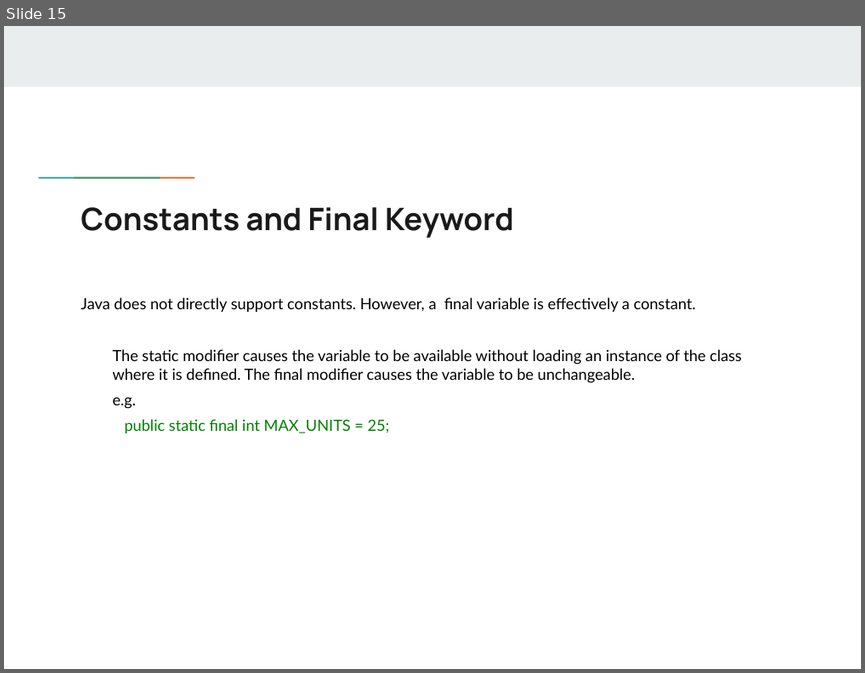
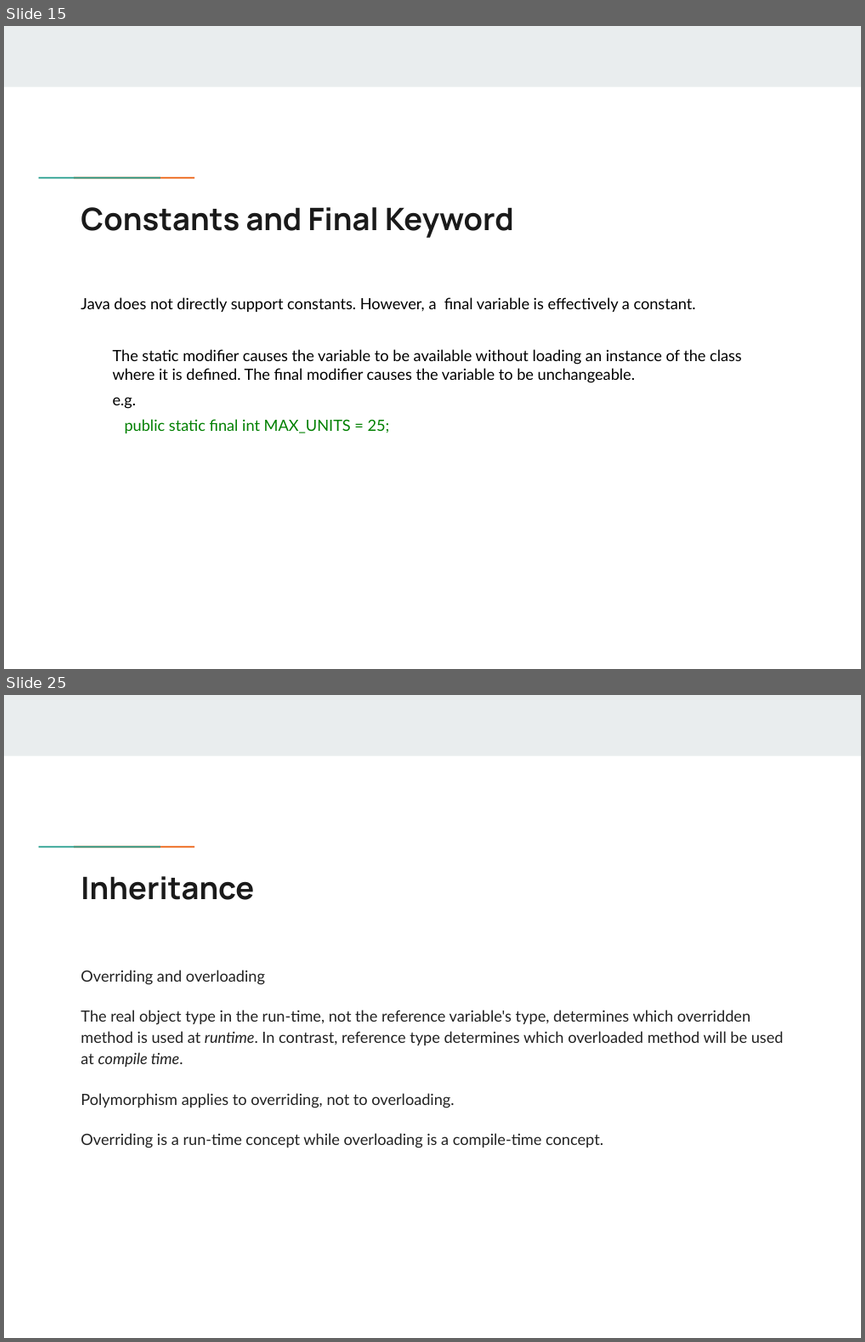
Before and after one commit to flyworker/java-workshop, a slide deck: JavaSE.pptx. Shown one above the other, each under a label of ours: slide 15 before the commit, slides 15 and 25 after it; the slides between them are not shown. The pictures are 865x673 and 865x1342 pixels, drawn with LibreOffice and Linux fonts; fonts in the diff are those of the drawing; background and template pictures are left out. Boxes give left, top, right and bottom in pixels: in the first picture for what was removed or moved away, otherwise in the second. Text is boxed around its words. In the diff, an @@ line names an element or a change of style, - is before the commit and + after.

```diff
--- a/JavaSE.pptx
+++ b/JavaSE.pptx
@@ slide 25 added at (x1=4, y1=695, x2=861, y2=1338), background #FFFFFF; not listed: 3 template elements that a slide beside it also shows @@
@@ title added at (x1=80, y1=876, x2=254, y2=900), 26 pt, text #1A1A1A, bold @@
+Inheritance
@@ text added at (x1=80, y1=970, x2=783, y2=1148), 13 pt, text #222222 @@
+Overriding and overloading
+The real object type in the run-time, not the reference variable's type, determines which overridden method is used at runtime. In contrast, reference type determines which overloaded method will be used at compile time.
+Polymorphism applies to overriding, not to overloading.
+Overriding is a run-time concept while overloading is a compile-time concept.
```
Also in this commit, not shown: 9 other slides added.
